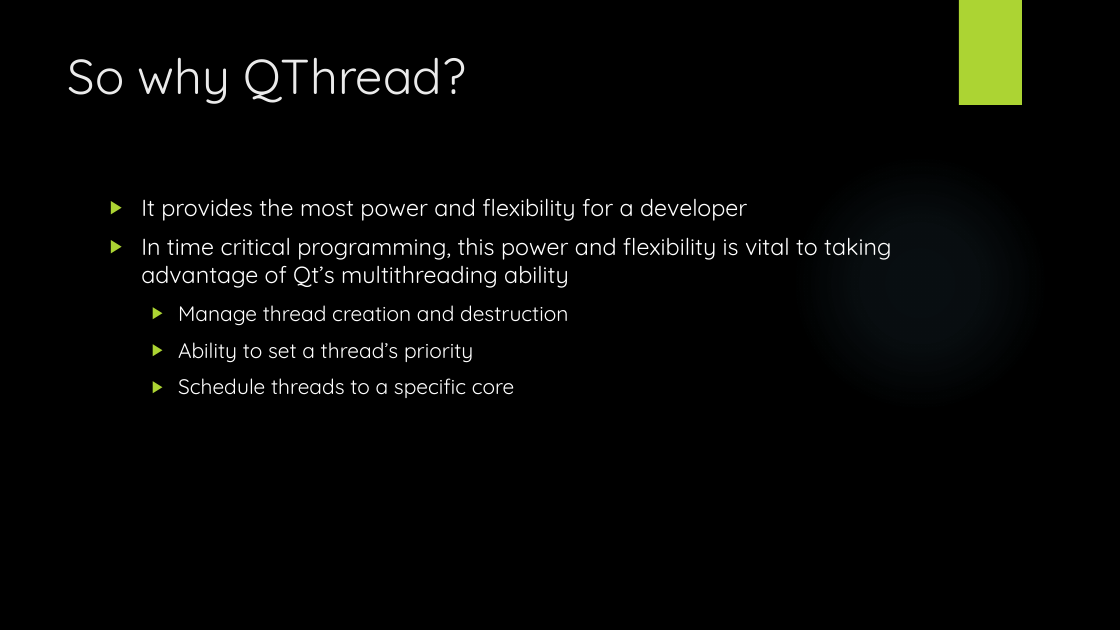
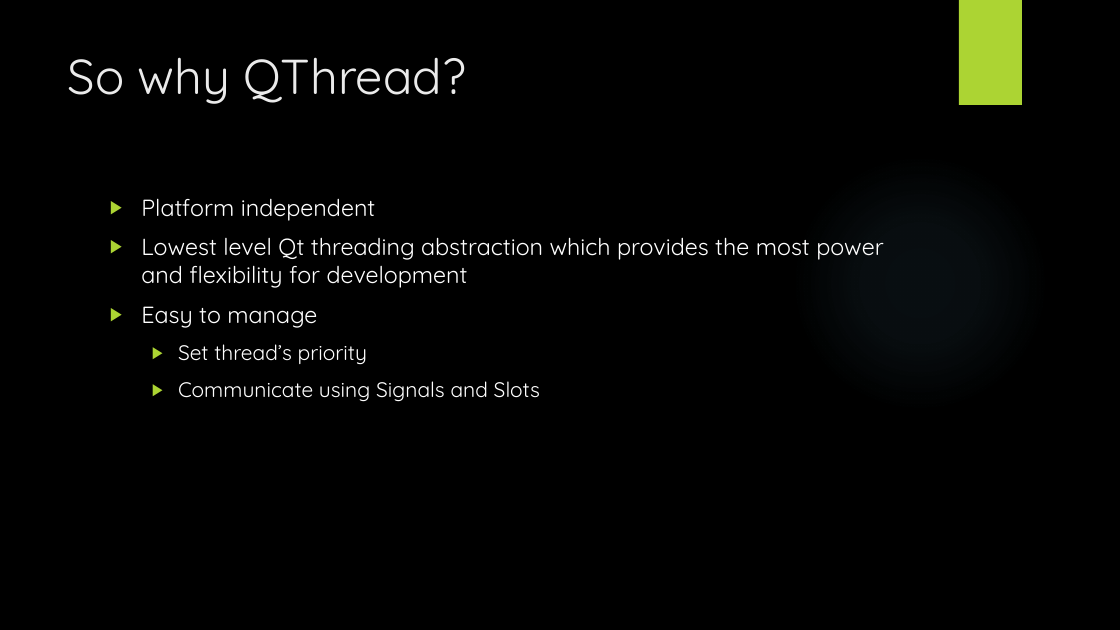
Before and after one commit to tylertrephan/qt-multithreading-tutorial, a slide deck: slide 7 of MultithreadingWithQt.pptx. Drawn at 1120x630 pixels with LibreOffice and Linux fonts; fonts in the diff are those of the drawing; background and template pictures are left out. Boxes give left, top, right and bottom in pixels: in the first picture for what was removed or moved away, otherwise in the second. Text is boxed around its words. In the diff, an @@ line names an element or a change of style, - is before the commit and + after.

```diff
--- a/MultithreadingWithQt.pptx
+++ b/MultithreadingWithQt.pptx
@@ text at [141,198,884,402]: text changed @@
-▶ It provides the most power and flexibility for a developer
-▶ In time critical programming, this power and flexibility is vital to taking advantage of Qt’s multithreading ability
-  ▶ Manage thread creation and destruction
-  ▶ Ability to set a thread’s priority
-  ▶ Schedule threads to a specific core
+▶ Platform independent
+▶ Lowest level Qt threading abstraction which provides the most power and flexibility for development
+▶ Easy to manage
+  ▶ Set thread’s priority
+  ▶ Communicate using Signals and Slots
```
Also in this commit, not shown: 26 other slides changed.
